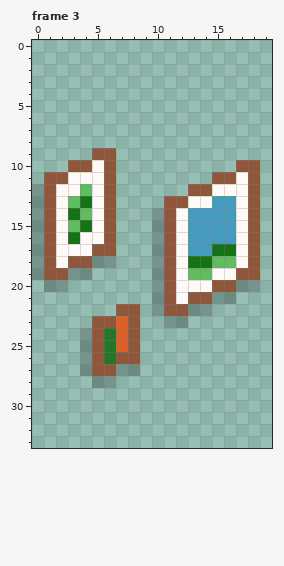
File history of a pixel-art file, Assets/Addressables/Sprites/Selectables/Furniture/.Painting.aseprite. The picture above is the old version.
20x34 pixels, 4 frames. Shown: frame 3. The commit also changed other frames, which this record leaves out.
Now the later version:
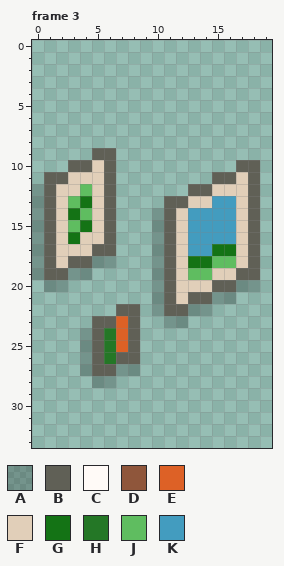
Palette (. is transparent): A #00000039  B #606056  C #fffaf7  D #8f563b  E #dd6126  F #e1cfb9  G #147315  H #247726  J #5fbd60  K #439cbf
What changed:
--- frame 3
@@ x 0..19 @@
  8 ....................
- 9 .....DD.............
-10 ...DDCD..........DD.
-11 .DDCCCD........DDCD.
-12 ADCCJCD......DDCCCD.
-13 ADCJGCD....DDCCKKCD.
-14 ADCGJCD...ADCKKKKCD.
-15 ADCJGCD...ADCKKKKCD.
-16 ADCGCCD...ADCKKKKCD.
-17 ADCCCDD...ADCKKGGCD.
-18 ADCDDAA...ADCGGJJCD.
-19 ADDAA.....ADCJJCCDD.
-20 .AA.......ADCCCDDAA.
-21 ..........ADCDDAA...
-22 .......DD.ADDAA.....
-23 .....DDED..AA.......
-24 ....ADHED...........
-25 ....ADHED...........
-26 ....ADHDD...........
-27 ....ADDAA...........
+ 9 .....BB.............
+10 ...BBFB..........BB.
+11 .BBFFFB........BBFB.
+12 ABFFJFB......BBFFFB.
+13 ABFJGFB....BBFFKKFB.
+14 ABFGJFB...ABFKKKKFB.
+15 ABFJGFB...ABFKKKKFB.
+16 ABFGFFB...ABFKKKKFB.
+17 ABFFFBB...ABFKKGGFB.
+18 ABFBBAA...ABFGGJJFB.
+19 ABBAA.....ABFJJFFBB.
+20 .AA.......ABFFFBBAA.
+21 ..........ABFBBAA...
+22 .......BB.ABBAA.....
+23 .....BBEB..AA.......
+24 ....ABHEB...........
+25 ....ABHEB...........
+26 ....ABHBB...........
+27 ....ABBAA...........
 28 .....AA.............
Where, in picture pixels (left, top, right, bottom), the same in both pictures:
changed: (44, 148, 260, 376)
